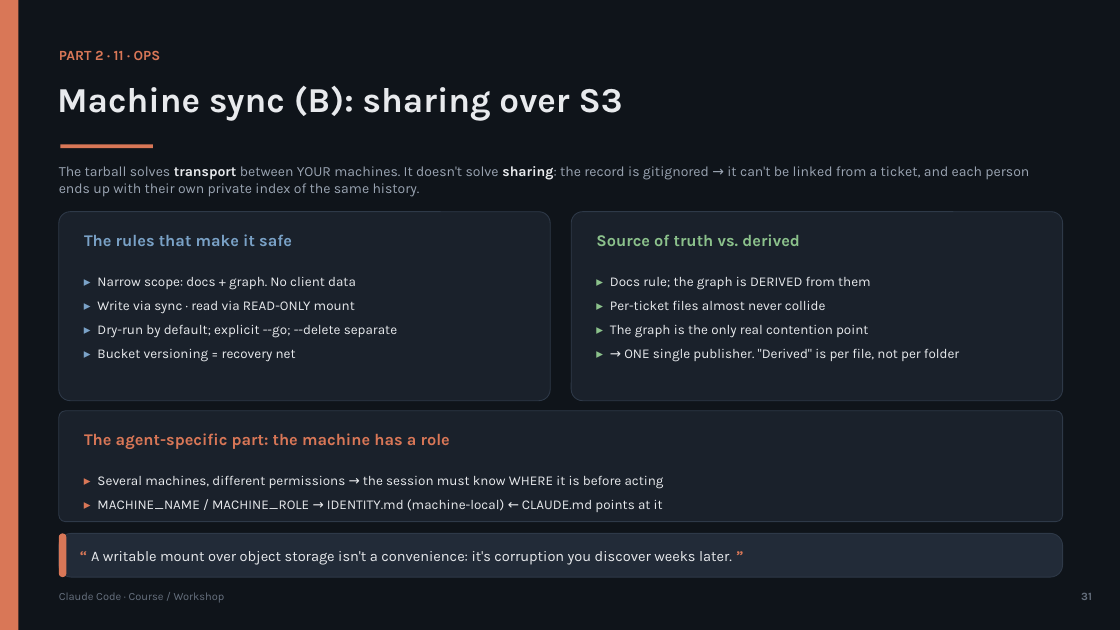
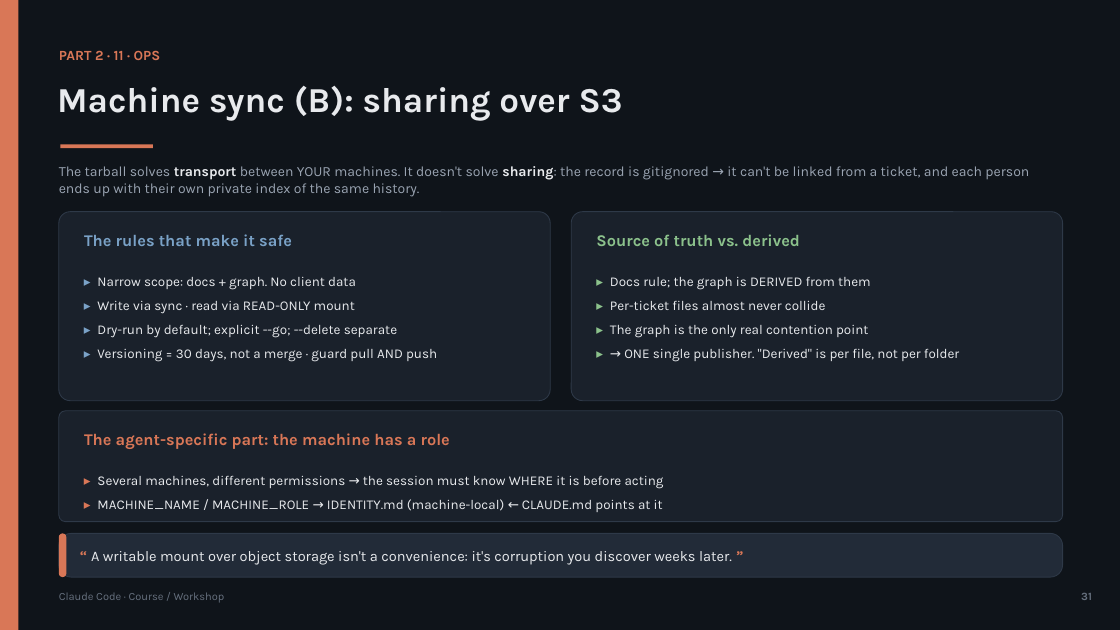
Before and after one commit to olonok69/claude_code_ml_engineer, a slide deck: slide 34 of presentacion/Claude_Code_Presentacion_EN.pptx. Drawn at 1120x630 pixels with LibreOffice and Linux fonts; fonts in the diff are those of the drawing. Boxes give left, top, right and bottom in pixels: in the first picture for what was removed or moved away, otherwise in the second. Text is boxed around its words. In the diff, an @@ line names an element or a change of style, - is before the commit and + after.

```diff
--- a/presentacion/Claude_Code_Presentacion_EN.pptx
+++ b/presentacion/Claude_Code_Presentacion_EN.pptx
@@ text at (97, 349, 437, 361): text changed @@
-▸ Bucket versioning = recovery net
+▸ Versioning = 30 days, not a merge · guard pull AND push
```
Also in this commit, not shown: 26 other files.
